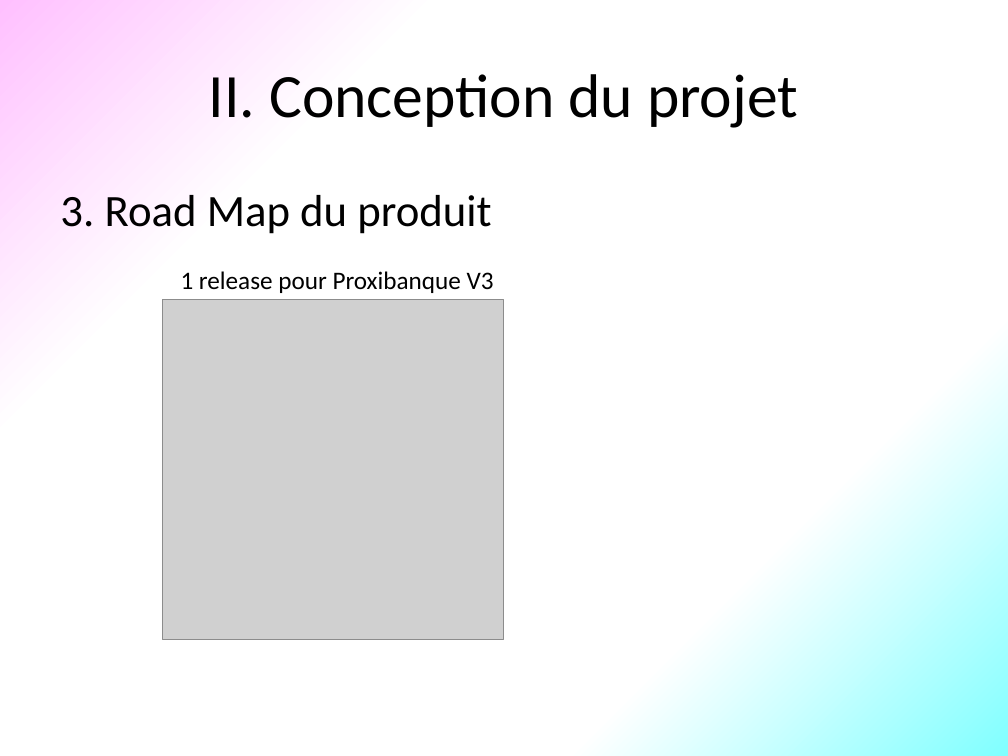
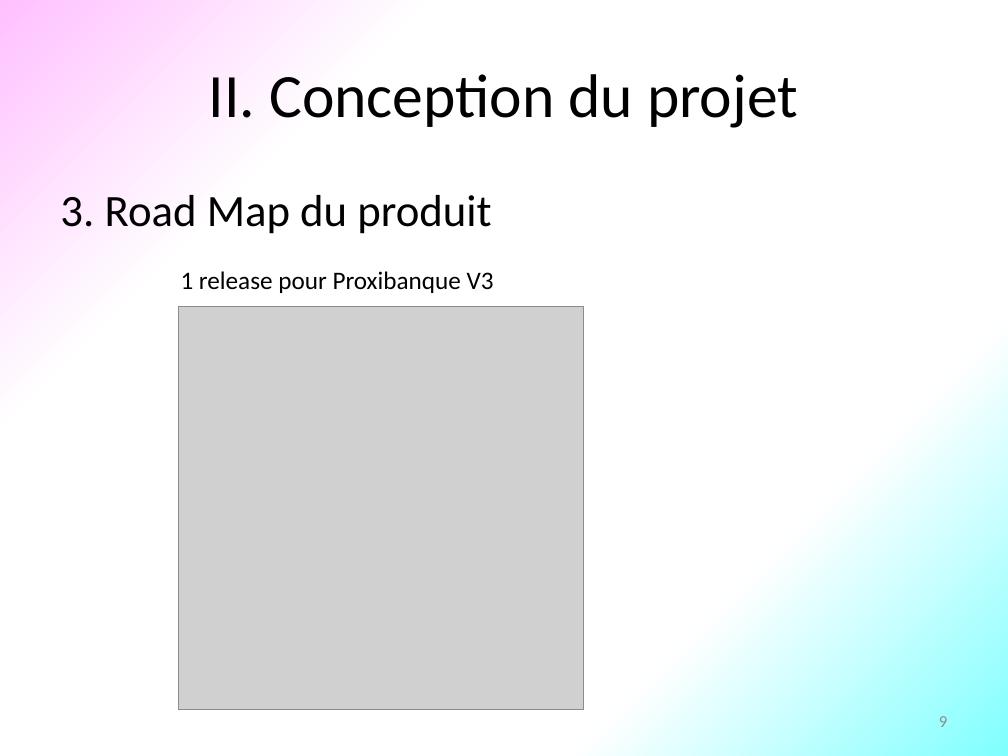
Before and after one commit to frederic-batault/Proxibanque-V3, a slide deck: slide 9 of SCRUM/Présentation.pptx (slide 10 before the commit). Drawn at 1008x756 pixels with LibreOffice and Linux fonts; fonts in the diff are those of the drawing; grey boxes stand for pictures. Boxes give left, top, right and bottom in pixels: in the first picture for what was removed or moved away, otherwise in the second. Text is boxed around its words. In the diff, an @@ line names an element or a change of style, - is before the commit and + after.

```diff
--- a/SCRUM/Présentation.pptx
+++ b/SCRUM/Présentation.pptx
@@ picture: place and size @@
-picture at <box>162,299,504,639</box>
+picture at <box>178,306,584,710</box>
@@ page number added at <box>939,716,947,727</box>, 12 pt, text #8C8C8C @@
+9
```
Also in this commit, not shown: 10 other slides changed, 1 slide removed, 7 other files.
